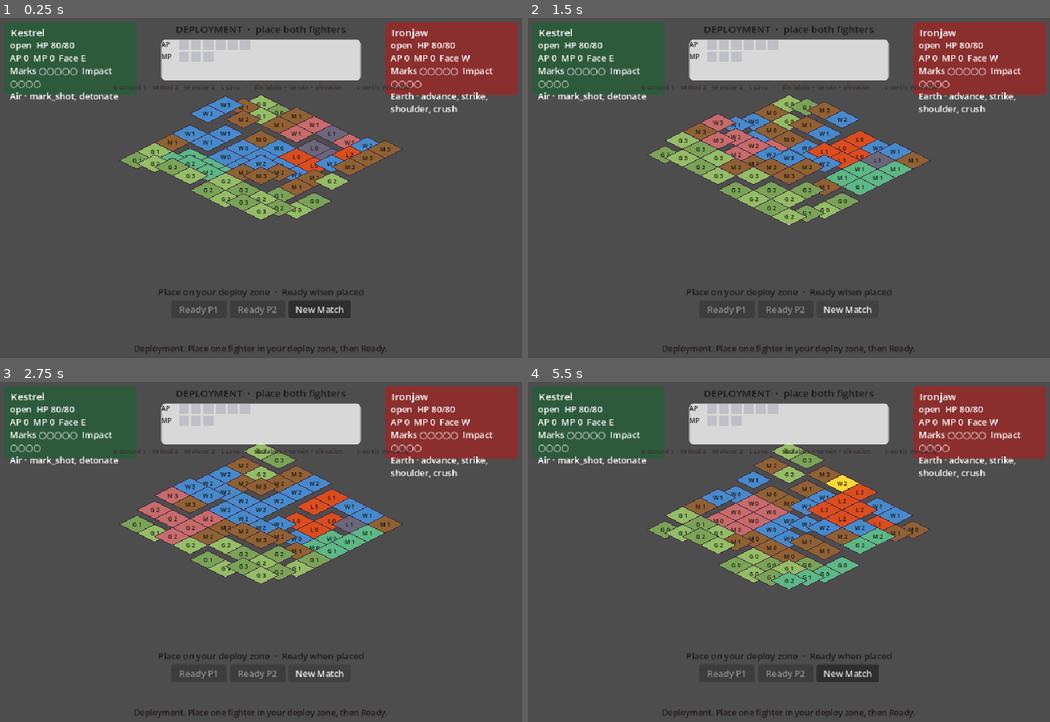
Above: before the commit, frames 1-4 (two rows, left to right).
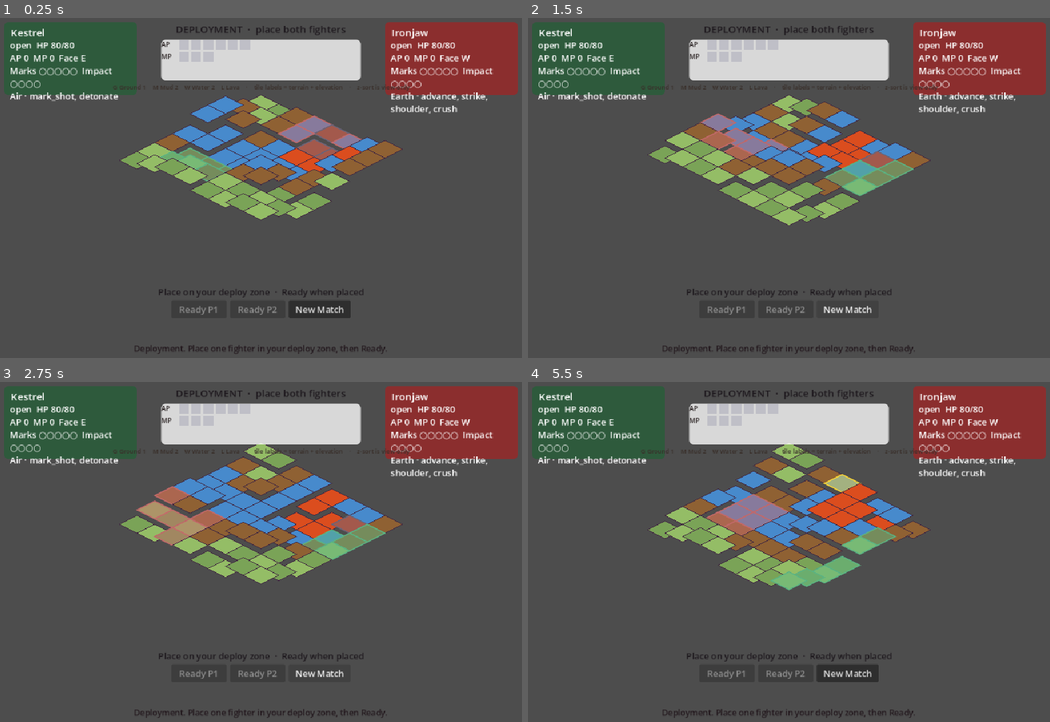
Above: after the commit, the same moments.

Repository: maurogp12/stasiumxii
Game: Godot game, scene res://main.tscn
The game is run twice, just before and just after one commit, with the same random seed, the same clock (stepped at 60 frames per second) and the same inputs. This scene is started directly instead of the project's main scene.
Inputs (mouse positions are in pixels of both pictures, inside the frame that each line leads up to):
- Up to frame 1 (0.25 s): no input
- Up to frame 2 (1.5 s): click "New Match" at 0.5 s; click "New Match" at 1.25 s
- Up to frame 3 (2.75 s): click "New Match" at 2 s
- Up to frame 4 (5.5 s): tap Enter (ui_accept) at 2.75, 3.02, 3.5, 3.77, 4.25, 5, 5.27 s; move the mouse to (903, 558) at 2.77 s; click (903, 558) at 2.92 s; move the mouse to (684, 599) at 3.52 s; click (684, 599) at 3.67 s; move the mouse to (841, 490) at 4.27 s; click (841, 490) at 4.42 s; move the mouse to (762, 657) at 5.02 s; click (762, 657) at 5.17 s

The runs differ from the first frame. In frame 1, 2.1% of the frame differs, in the area x 25-75%, y 24-58%; in frame 2, 2.6%; in frame 3, 2.8%, in the area x 25-75%, y 19-58%; in frame 4, 2.6%.

Commit message:
Draw tile highlights as overlays and lift unit names off the seat ring.
Base tiles keep their terrain fill. Reachable, target, selected, and the other highlight kinds paint as a semi-transparent diamond on a child layer that follows elevated tiles. Terrain labels stay behind stasium/debug/show_tile_labels and F3 in debug builds. Unit names sit with the overhead HP chrome so they clear the seat ring and stay put while the sprite tweens.

Co-authored-by: maurogp12 <maurogp12@users.noreply.github.com>

Diff:
--- a/board/tile.gd
+++ b/board/tile.gd
@@ -4,22 +4,166 @@
 const TILE_WIDTH: int = 64
 const TILE_HEIGHT: int = 32
 const SNAPSHOT_TILES := preload("res://board/snapshot_tiles.gd")
+## Relative to this tile. Stays under BoardVisualSort.UNIT_Z_BIAS so the
+## seat ring and pawn sprite still paint after the overlay, including on
+## elevated tiles (the overlay is a child, so it lifts with the diamond).
+const OVERLAY_Z: int = 1
+const HIGHLIGHT_FILL_ALPHA: float = 0.5
+const LABEL_SETTING := "stasium/debug/show_tile_labels"
 
 var grid_position: Vector2i = Vector2i.ZERO
 var is_selected: bool = false
 var highlight: String = ""
 var elevation: int = 0
 var terrain_type: String = "ground"
+var _overlay: HighlightOverlay
+
+
+class HighlightOverlay extends Node2D:
+	var host: BoardTile
+
+	func _draw() -> void:
+		if host != null:
+			host.paint_highlight_overlay(self)
+
+
+func _ready() -> void:
+	_ensure_overlay()
 
 
 func _draw() -> void:
-	var points := PackedVector2Array([
+	var points := _diamond_points()
+	draw_colored_polygon(points, fill_color())
+	var outline := PackedVector2Array(points)
+	outline.append(points[0])
+	draw_polyline(outline, Color(0.25, 0.15, 0.25), 1.0, true)
+	var label := drawn_label()
+	if label == "":
+		return
+	var font := ThemeDB.fallback_font
+	var label_size := font.get_string_size(label, HORIZONTAL_ALIGNMENT_CENTER, -1, 10)
+	draw_string(font, Vector2(-label_size.x * 0.5, 4), label, HORIZONTAL_ALIGNMENT_LEFT, -1, 10, Color(0.08, 0.06, 0.06))
+
+
+func apply_board_data(next_terrain: String, next_elevation: Variant = 0) -> void:
+	terrain_type = SNAPSHOT_TILES.normalize_terrain(next_terrain)
+	elevation = SNAPSHOT_TILES.normalize_elevation(next_elevation)
+	_request_paint()
+
+
+func set_selected(value: bool) -> void:
+	is_selected = value
+	_request_paint()
+
+
+func set_highlight(kind: String) -> void:
+	highlight = kind
+	_request_paint()
+
+
+func terrain_letter() -> String:
+	match terrain_type:
+		"mud":
+			return "M"
+		"water":
+			return "W"
+		"lava":
+			return "L"
+		_:
+			return "G"
+
+
+func elevation_text() -> String:
+	return str(int(elevation))
+
+
+## Terrain fill only. Highlights never replace this.
+func fill_color() -> Color:
+	return _terrain_color()
+
+
+## Semi-transparent copy of the flat highlight color, or alpha 0 when idle.
+func overlay_color() -> Color:
+	var flat := _highlight_flat_color()
+	if flat.a <= 0.0:
+		return Color(0, 0, 0, 0)
+	return Color(flat.r, flat.g, flat.b, HIGHLIGHT_FILL_ALPHA)
+
+
+func overlay_draws_outline() -> bool:
+	return overlay_color().a > 0.0
+
+
+func drawn_label() -> String:
+	if not tile_labels_visible():
+		return ""
+	return "%s %s" % [terrain_letter(), elevation_text()]
+
+
+static func tile_labels_visible() -> bool:
+	return bool(ProjectSettings.get_setting(LABEL_SETTING, false))
+
+
+## F3 toggles the project setting in debug builds. Release builds ignore the key.
+static func consume_debug_label_key(event: InputEvent) -> bool:
+	if not OS.is_debug_build():
+		return false
+	if event == null or not (event is InputEventKey):
+		return false
+	var key := event as InputEventKey
+	if not key.pressed or key.echo:
+		return false
+	if key.keycode != KEY_F3 and key.physical_keycode != KEY_F3:
+		return false
+	ProjectSettings.set_setting(LABEL_SETTING, not tile_labels_visible())
+	return true
+
+
+func paint_highlight_overlay(canvas: CanvasItem) -> void:
+	var color := overlay_color()
+	if color.a <= 0.0:
+		return
+	var points := _diamond_points()
+	canvas.draw_colored_polygon(points, color)
+	if overlay_draws_outline():
+		var outline := PackedVector2Array(points)
+		outline.append(points[0])
+		var line := Color(color.r, color.g, color.b, 0.95)
+		canvas.draw_polyline(outline, line, 1.8, true)
+	if highlight == "blocked":
+		canvas.draw_line(Vector2(-14, -6), Vector2(14, 6), Color(0.55, 0.52, 0.48), 2.0, true)
+		canvas.draw_line(Vector2(14, -6), Vector2(-14, 6), Color(0.55, 0.52, 0.48), 2.0, true)
+
+
+func _ensure_overlay() -> void:
+	if _overlay != null and is_instance_valid(_overlay):
+		return
+	_overlay = HighlightOverlay.new()
+	_overlay.name = "Highlight"
+	_overlay.z_index = OVERLAY_Z
+	_overlay.z_as_relative = true
+	_overlay.host = self
+	add_child(_overlay)
+
+
+func _request_paint() -> void:
+	_ensure_overlay()
+	queue_redraw()
+	if _overlay != null and is_instance_valid(_overlay):
+		_overlay.queue_redraw()
+
+
+func _diamond_points() -> PackedVector2Array:
+	return PackedVector2Array([
 		Vector2(0, -TILE_HEIGHT / 2.0),
 		Vector2(TILE_WIDTH / 2.0, 0),
 		Vector2(0, TILE_HEIGHT / 2.0),
-		Vector2(-TILE_WIDTH / 2.0, 0)
+		Vector2(-TILE_WIDTH / 2.0, 0),
 	])
-	var color := _terrain_color()
+
+
+func _highlight_flat_color() -> Color:
+	var color := Color(0, 0, 0, 0)
 	match highlight:
 		"move":
 			color = Color(0.45, 0.78, 0.92, 1.0)
@@ -43,50 +187,7 @@
 			color = Color(0.14, 0.14, 0.16, 1.0)
 	if is_selected and highlight != "blocked":
 		color = Color(1.0, 0.85, 0.2, 1.0)
-	draw_colored_polygon(points, color)
-	if highlight == "blocked":
-		draw_line(Vector2(-14, -6), Vector2(14, 6), Color(0.55, 0.52, 0.48), 2.0, true)
-		draw_line(Vector2(14, -6), Vector2(-14, 6), Color(0.55, 0.52, 0.48), 2.0, true)
-	var outline := PackedVector2Array(points)
-	outline.append(points[0])
-	draw_polyline(outline, Color(0.25, 0.15, 0.25), 1.0, true)
-
-	var font := ThemeDB.fallback_font
-	var label := "%s %s" % [terrain_letter(), elevation_text()]
-	var label_size := font.get_string_size(label, HORIZONTAL_ALIGNMENT_CENTER, -1, 10)
-	draw_string(font, Vector2(-label_size.x * 0.5, 4), label, HORIZONTAL_ALIGNMENT_LEFT, -1, 10, Color(0.08, 0.06, 0.06))
-
-
-func apply_board_data(next_terrain: String, next_elevation: Variant = 0) -> void:
-	terrain_type = SNAPSHOT_TILES.normalize_terrain(next_terrain)
-	elevation = SNAPSHOT_TILES.normalize_elevation(next_elevation)
-	queue_redraw()
-
-
-func set_selected(value: bool) -> void:
-	is_selected = value
-	queue_redraw()
-
-
-func set_highlight(kind: String) -> void:
-	highlight = kind
-	queue_redraw()
-
-
-func terrain_letter() -> String:
-	match terrain_type:
-		"mud":
-			return "M"
-		"water":
-			return "W"
-		"lava":
-			return "L"
-		_:
-			return "G"
-
-
-func elevation_text() -> String:
-	return str(int(elevation))
+	return color
 
 
 func _terrain_color() -> Color:
--- a/board_view.gd
+++ b/board_view.gd
@@ -257,6 +257,10 @@
 
 
 func _unhandled_input(event: InputEvent) -> void:
+	if BoardTile.consume_debug_label_key(event):
+		for tile in tiles.values():
+			(tile as BoardTile).queue_redraw()
+		return
 	if _busy or _view_locked:
 		return
 	if event.is_action_pressed("ui_cancel"):
--- a/project.godot
+++ b/project.godot
@@ -35,3 +35,7 @@
 [rendering]
 
 rendering_device/driver.windows="d3d12"
+
+[stasium]
+
+debug/show_tile_labels=false
--- a/tests/run_elevation_chrome_tests.gd
+++ b/tests/run_elevation_chrome_tests.gd
@@ -41,6 +41,7 @@
 	_test_deploy_chrome_untouched()
 	_test_no_height_hit_facing_los()
 	_test_board_view_wires_adapter()
+	_test_highlights_are_overlays_and_labels_are_debug()
 
 
 func _test_adapter_defaults_flat_ground() -> void:
@@ -360,6 +361,94 @@
 	eq(hud_src.contains("for dir in [\"N\", \"E\", \"S\", \"W\"]"), false, "Face pad stays a cardinal grid")
 
 
+func _test_highlights_are_overlays_and_labels_are_debug() -> void:
+	var mud := TILE_SCRIPT.new() as BoardTile
+	mud.grid_position = Vector2i(1, 0)
+	mud.apply_board_data("mud", 1)
+	var mud_fill := Color(0.56, 0.38, 0.20)
+	mud.set_highlight("move")
+	eq(mud.fill_color(), mud_fill, "reachable highlight leaves the mud fill")
+	eq(mud.overlay_color(), Color(0.45, 0.78, 0.92, BoardTile.HIGHLIGHT_FILL_ALPHA), "move overlay keeps the flat cyan")
+	eq(mud.overlay_draws_outline(), true, "move overlay draws an outline")
+	mud.set_highlight("target")
+	eq(mud.fill_color(), mud_fill, "target highlight leaves the mud fill")
+	eq(mud.overlay_color(), Color(0.95, 0.55, 0.28, BoardTile.HIGHLIGHT_FILL_ALPHA), "target overlay keeps the flat orange")
+	mud.set_highlight("range")
+	eq(mud.overlay_color(), Color(0.95, 0.78, 0.32, BoardTile.HIGHLIGHT_FILL_ALPHA), "range overlay keeps the flat gold")
+	mud.set_selected(true)
+	eq(mud.fill_color(), mud_fill, "selected highlight leaves the mud fill")
+	eq(mud.overlay_color(), Color(1.0, 0.85, 0.2, BoardTile.HIGHLIGHT_FILL_ALPHA), "selected overlay keeps the flat yellow")
+	mud.set_highlight("blocked")
+	eq(mud.overlay_color(), Color(0.14, 0.14, 0.16, BoardTile.HIGHLIGHT_FILL_ALPHA), "blocked overlay stays put when the tile is also selected")
+	mud.set_selected(false)
+	mud.set_highlight("")
+	eq(mud.overlay_color().a, 0.0, "an idle tile has no highlight overlay")
+	eq(mud.overlay_draws_outline(), false, "an idle tile has no highlight outline")
+	mud.free()
+
+	var tile := TILE_SCRIPT.new() as BoardTile
+	tile.grid_position = Vector2i(2, 3)
+	tile.apply_board_data("ground", 3)
+	tile.position = VISUAL_SORT.cell_to_local(Vector2i(2, 3), 3.0)
+	tile.z_index = VISUAL_SORT.tile_z_index(Vector2i(2, 3), 3.0)
+	get_root().add_child(tile)
+	tile.set_highlight("move")
+	var overlay := tile.get_node("Highlight") as Node2D
+	eq(overlay != null, true, "highlight is a child layer")
+	eq(overlay.z_index, BoardTile.OVERLAY_Z, "overlay sits one step above its tile")
+	eq(overlay.z_as_relative, true, "overlay z stays relative so elevation sort still applies")
+	eq(overlay.position, Vector2.ZERO, "overlay draws in the tile's local diamond")
+	eq(overlay.global_position, tile.global_position, "an elevated tile carries its highlight")
+	eq(BoardTile.OVERLAY_Z < VISUAL_SORT.UNIT_Z_BIAS, true, "overlay sorts under the seat ring and pawn")
+	eq(tile.z_index + overlay.z_index < VISUAL_SORT.unit_z_index(Vector2i(2, 3), 3.0), true, "this elevated highlight stays under its pawn")
+	var north_overlay := VISUAL_SORT.tile_z_index(Vector2i(0, 0), 2.0) + BoardTile.OVERLAY_Z
+	var south_tile := VISUAL_SORT.tile_z_index(Vector2i(2, 2), 0.0)
+	eq(north_overlay < south_tile, true, "an elevated highlight stays behind the tile in front")
+	eq(tile.fill_color(), Color(0.48, 0.64, 0.34), "elevated ground keeps its checker fill under the overlay")
+	tile.free()
+
+	var proj := FileAccess.get_file_as_string("res://project.godot")
+	truthy(proj.contains("debug/show_tile_labels=false"), "project setting stasium/debug/show_tile_labels defaults off")
+	ProjectSettings.set_setting(BoardTile.LABEL_SETTING, false)
+	eq(BoardTile.tile_labels_visible(), false, "tile labels are hidden by default")
+	var labeled := TILE_SCRIPT.new() as BoardTile
+	labeled.apply_board_data("ground", 0)
+	eq(labeled.drawn_label(), "", "a ground tile does not draw G 0")
+	eq(labeled.terrain_letter(), "G", "the letter helper stays available for the debug label")
+	eq(labeled.elevation_text(), "0", "the elevation helper stays available for the debug label")
+	ProjectSettings.set_setting(BoardTile.LABEL_SETTING, true)
+	eq(labeled.drawn_label(), "G 0", "the debug setting shows the terrain label")
+	eq(OS.is_debug_build(), true, "this suite runs in a debug build so F3 is live")
+	var key := InputEventKey.new()
+	key.pressed = true
+	key.keycode = KEY_F3
+	eq(BoardTile.consume_debug_label_key(key), true, "F3 toggles tile labels in a debug build")
+	eq(BoardTile.tile_labels_visible(), false, "F3 hides the labels again")
+	eq(labeled.drawn_label(), "", "F3 clears the drawn label")
+	key.echo = true
+	eq(BoardTile.consume_debug_label_key(key), false, "a held F3 does not toggle twice")
+	eq(BoardTile.tile_labels_visible(), false, "echo leaves the labels hidden")
+	var other := InputEventKey.new()
+	other.pressed = true
+	other.keycode = KEY_F4
+	eq(BoardTile.consume_debug_label_key(other), false, "other keys do not toggle tile labels")
+	ProjectSettings.set_setting(BoardTile.LABEL_SETTING, false)
+	labeled.free()
+
+	var tile_src := FileAccess.get_file_as_string("res://board/tile.gd")
+	var draw_start := tile_src.find("func _draw(")
+	var draw_end := tile_src.find("func apply_board_data")
+	var draw_src := tile_src.substr(draw_start, draw_end - draw_start)
+	truthy(draw_src.contains("fill_color()"), "the base diamond uses the terrain fill")
+	eq(draw_src.contains("\"move\""), false, "reachable highlight is not painted in the base draw")
+	eq(draw_src.contains("\"target\""), false, "target highlight is not painted in the base draw")
+	eq(draw_src.contains("\"selected\""), false, "selected highlight is not painted in the base draw")
+	truthy(tile_src.contains("func paint_highlight_overlay"), "highlights draw on a separate overlay")
+	var view := FileAccess.get_file_as_string("res://board_view.gd")
+	truthy(view.contains("consume_debug_label_key"), "the board toggles tile labels from the debug key")
+	eq(view.contains("hp"), false, "board_view still does not mention hp")
+
+
 func _noise_elev(seed: int, cell: Vector2i) -> int:
 	return int(load("res://backend/match_flow.gd").generate_noise_elevations(seed)[cell])
 
--- a/tests/run_motion_tests.gd
+++ b/tests/run_motion_tests.gd
@@ -184,6 +184,10 @@
 	eq(sprite.scale, Vector2(0.5, 0.5), "snapshot leaves the shipped scale")
 	pawn._sample_hop(0.5)
 	eq(sprite.position.y, -MOTION.HOP_PX, "pawn applies the hop on the sprite")
+	var chrome := pawn.get_node("Chrome") as Node2D
+	eq(chrome.get_parent(), pawn, "name chrome stays on the pawn during a hop")
+	eq(chrome.position, Vector2.ZERO, "a hop does not move the name")
+	eq(pawn.name_label_origin().y < Pawn.HEAD_HP_Y, true, "the name stays above the HP bar during a hop")
 	pawn._sample_hop(1.0)
 	eq(sprite.position, Vector2.ZERO, "hop sample ends on the origin")
 	pawn._sample_death(1.0, -1.0)
--- a/tests/run_sprite_tests.gd
+++ b/tests/run_sprite_tests.gd
@@ -23,6 +23,7 @@
 	_test_facing_follows_unit()
 	_test_flash_kinds()
 	_test_view_wires_flash_without_rules()
+	_test_name_sits_above_the_sprite()
 
 
 func _test_texture_paths_and_imports() -> void:
@@ -182,6 +183,43 @@
 	truthy(pawn_src.contains("func set_facing"), "facing still updates on the pawn")
 
 
+func _test_name_sits_above_the_sprite() -> void:
+	var font := ThemeDB.fallback_font
+	var ring_top := Pawn.SEAT_RING_CENTER.y - 10.5
+	for class_id in SpellKits.LOCKED_ROSTER:
+		var pawn := Pawn.new()
+		get_root().add_child(pawn)
+		pawn.apply_snapshot(_unit_dict(class_id, "E", 0), 0)
+		var origin: Vector2 = pawn.name_label_origin()
+		var width := font.get_string_size(pawn.unit_name, HORIZONTAL_ALIGNMENT_CENTER, -1, Pawn.NAME_FONT_SIZE).x
+		eq(origin.x, -width * 0.5, "%s name is centered over the unit" % class_id)
+		var name_bottom := origin.y + font.get_descent(Pawn.NAME_FONT_SIZE)
+		var name_top := origin.y - font.get_ascent(Pawn.NAME_FONT_SIZE)
+		eq(name_bottom <= Pawn.HEAD_HP_Y - 1.0, true, "%s name sits above the HP bar" % class_id)
+		eq(name_bottom < ring_top, true, "%s name clears the seat ring" % class_id)
+		var sprite := pawn.get_node("Sprite") as Sprite2D
+		var visual_top := (sprite.offset.y - float(sprite.texture.get_height()) * 0.5) * sprite.scale.y
+		eq(name_bottom <= visual_top + 0.01, true, "%s name clears the sprite" % class_id)
+		var chrome := pawn.get_node("Chrome") as Node2D
+		eq(chrome.get_parent(), pawn, "%s name chrome is not parented to the sprite" % class_id)
+		eq(chrome.position, Vector2.ZERO, "%s name rests on the pawn" % class_id)
+		var rested := origin.y
+		pawn._sample_hop(0.5)
+		eq(chrome.position, Vector2.ZERO, "%s hop does not move the name" % class_id)
+		eq(sprite.position.y < -1.0, true, "%s hop moves the sprite" % class_id)
+		eq(pawn.name_label_origin().y, rested, "%s name anchor stays put during a hop" % class_id)
+		pawn._sample_attack(0.4, Vector2(20, 10))
+		eq(chrome.position, Vector2.ZERO, "%s lunge does not move the name" % class_id)
+		eq(sprite.position.length() > 1.0, true, "%s lunge moves the sprite" % class_id)
+		pawn._sample_idle(0.0)
+		eq(chrome.position, Vector2.ZERO, "%s idle bob does not move the name" % class_id)
+		pawn.stunned = true
+		pawn.burning = true
+		var stun_bottom: float = pawn._badge_stack_bottom(font, Pawn.HEAD_HP_Y, pawn.name_baseline())
+		eq(stun_bottom <= name_top, true, "%s stun badge stays above the name" % class_id)
+		pawn.free()
+
+
 func _unit_dict(class_id: String, facing: String, seat: int, living: bool = true) -> Dictionary:
 	return {
 		"pos": Vector2i(2, 2),
--- a/units/pawn.gd
+++ b/units/pawn.gd
@@ -52,7 +52,12 @@
 const WALK_STRIP_FPS := 24.0
 ## Clears the tallest shipped figure (Ironjaw / Bastion ~68px).
 const HEAD_HP_Y := -76.0
-const NAME_Y := 14.0
+const NAME_FONT_SIZE := 12
+## Seat ring under the feet. The name used to share this band.
+const SEAT_RING_CENTER := Vector2(0, 3)
+const SEAT_RING_RX := 18.0
+const SEAT_RING_RY := 7.0
+const NAME_GAP_ABOVE_HP := 2.0
 
 static var _sprite_cache: Dictionary = {}
 
@@ -466,9 +471,9 @@
 
 
 func _draw_ground_mark() -> void:
-	var foot := Vector2(0, 3)
-	_draw_ellipse(foot, 18.0, 7.0, _seat_color())
-	_draw_ellipse_ring(foot, 18.0, 7.0, Color(0.1, 0.07, 0.08, 0.85), 1.3)
+	var foot := SEAT_RING_CENTER
+	_draw_ellipse(foot, SEAT_RING_RX, SEAT_RING_RY, _seat_color())
+	_draw_ellipse_ring(foot, SEAT_RING_RX, SEAT_RING_RY, Color(0.1, 0.07, 0.08, 0.85), 1.3)
 	if burning:
 		_draw_ellipse_ring(foot, 27.0, 10.5, Color(0.95, 0.32, 0.1, 0.95), 2.0)
 	if stunned:
@@ -480,7 +485,20 @@
 func _paint_status(canvas: CanvasItem) -> void:
 	if debug_draw_tokens or not _sprite_ready():
 		return
-	_paint_unit_chrome(canvas, HEAD_HP_Y, NAME_Y)
+	_paint_unit_chrome(canvas, HEAD_HP_Y, name_baseline())
+
+
+## Baseline of the overhead name. Above the HP bar, so it clears the sprite
+## and the seat ring. Chrome is not parented to the sprite, so hops, lunges,
+## and the idle bob do not move it.
+func name_baseline() -> float:
+	return HEAD_HP_Y - NAME_GAP_ABOVE_HP - ThemeDB.fallback_font.get_descent(NAME_FONT_SIZE)
+
+
+func name_label_origin() -> Vector2:
+	var font := ThemeDB.fallback_font
+	var size := font.get_string_size(unit_name, HORIZONTAL_ALIGNMENT_CENTER, -1, NAME_FONT_SIZE)
+	return Vector2(-size.x * 0.5, name_baseline())
 
 
 func _draw_legacy_token() -> void:
@@ -515,29 +533,42 @@
 
 	var font := ThemeDB.fallback_font
 	var label := unit_name
-	var size := font.get_string_size(label, HORIZONTAL_ALIGNMENT_CENTER, -1, 12)
+	var size := font.get_string_size(label, HORIZONTAL_ALIGNMENT_CENTER, -1, NAME_FONT_SIZE)
 	var label_x := -size.x * 0.5
-	if class_id == SpellKits.CLASS_IRONJAW:
-		label_x += 10.0
-	else:
-		label_x -= 10.0
-	canvas.draw_string(font, Vector2(label_x, name_y), label, HORIZONTAL_ALIGNMENT_LEFT, -1, 12, Color(0.1, 0.08, 0.1))
+	var name_color := Color(0.1, 0.08, 0.1)
+	if name_y < hp_y:
+		var ascent := font.get_ascent(NAME_FONT_SIZE)
+		var descent := font.get_descent(NAME_FONT_SIZE)
+		var plate := Rect2(Vector2(label_x - 4.0, name_y - ascent - 1.0), Vector2(size.x + 8.0, ascent + descent + 2.0))
+		canvas.draw_rect(plate, Color(0.07, 0.05, 0.06, 0.84))
+		name_color = Color(0.97, 0.95, 0.90)
+	canvas.draw_string(font, Vector2(label_x, name_y), label, HORIZONTAL_ALIGNMENT_LEFT, -1, NAME_FONT_SIZE, name_color)
+	var badge_bottom := _badge_stack_bottom(font, hp_y, name_y)
 	if stunned:
 		var stun_size := font.get_string_size("STUN", HORIZONTAL_ALIGNMENT_CENTER, -1, 10)
-		var stun_y := hp_y - 16.0
+		var stun_y := badge_bottom - 12.0
 		var badge := Rect2(Vector2(-stun_size.x * 0.5 - 3, stun_y), Vector2(stun_size.x + 6, 12))
 		canvas.draw_rect(badge, Color(0.95, 0.78, 0.18, 0.95))
 		canvas.draw_string(font, Vector2(-stun_size.x * 0.5, stun_y + 10), "STUN", HORIZONTAL_ALIGNMENT_LEFT, -1, 10, Color(0.12, 0.08, 0.1))
+		badge_bottom = stun_y - 2.0
 	if burning:
 		var burn_label := burn_badge_label()
 		if burn_label == "":
 			burn_label = "BURN"
 		var burn_size := font.get_string_size(burn_label, HORIZONTAL_ALIGNMENT_CENTER, -1, 10)
-		var burn_y := hp_y - 30.0 if stunned else hp_y - 16.0
+		var burn_y := badge_bottom - 12.0
 		var burn_badge := Rect2(Vector2(-burn_size.x * 0.5 - 3, burn_y), Vector2(burn_size.x + 6, 12))
 		canvas.draw_rect(burn_badge, Color(0.92, 0.28, 0.1, 0.95))
 		_paint_flame(canvas, Vector2(burn_badge.position.x - 8.0, burn_y + 6.0))
 		canvas.draw_string(font, Vector2(-burn_size.x * 0.5, burn_y + 10), burn_label, HORIZONTAL_ALIGNMENT_LEFT, -1, 10, Color(0.99, 0.94, 0.88))
+
+
+## Bottom edge of the next overhead badge. Above the name when the name sits
+## with the HP bar; otherwise the legacy gap above the token bar.
+func _badge_stack_bottom(font: Font, hp_y: float, name_y: float) -> float:
+	if name_y < hp_y:
+		return name_y - font.get_ascent(NAME_FONT_SIZE) - 2.0
+	return hp_y - 4.0
 
 
 func _seat_color() -> Color:
